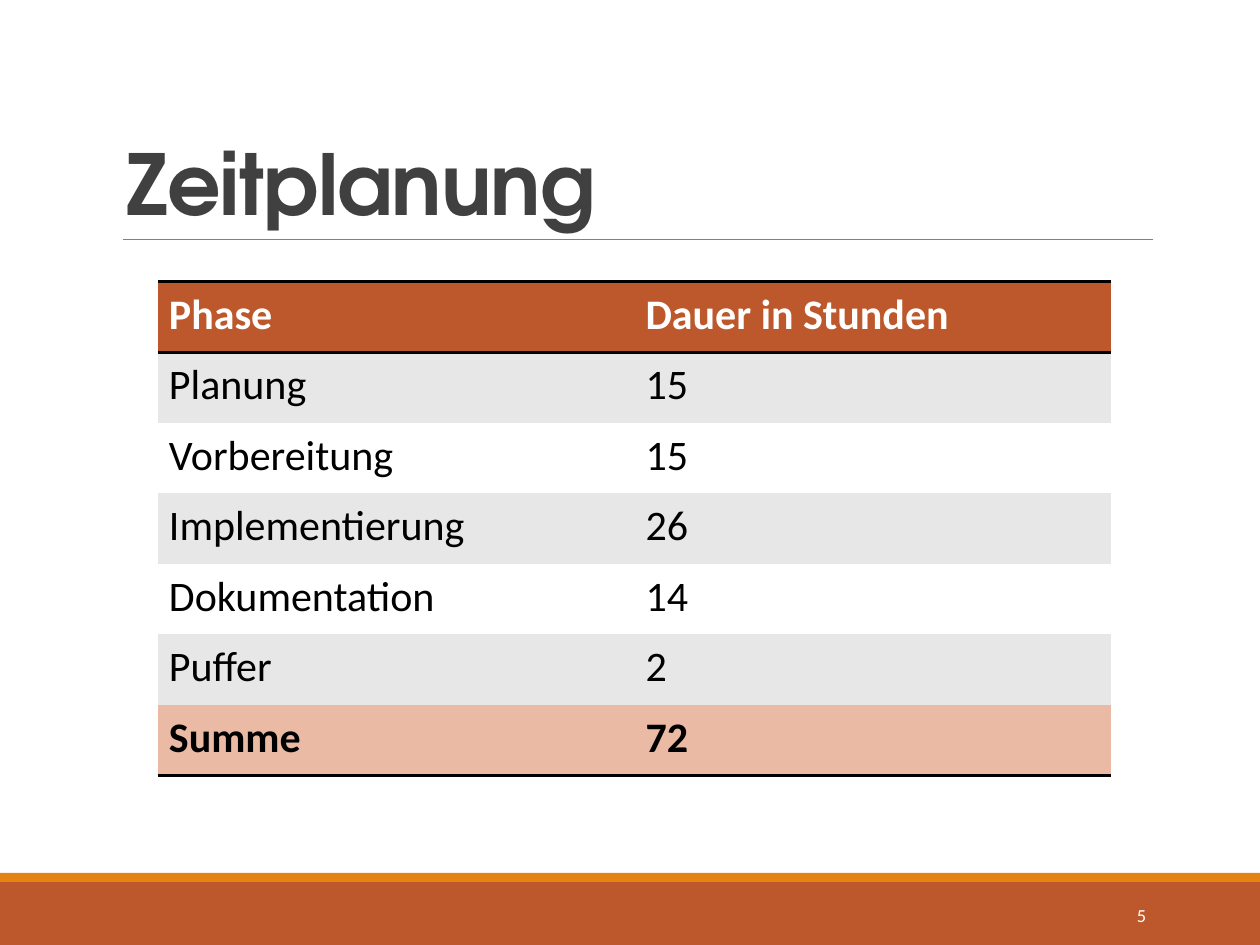
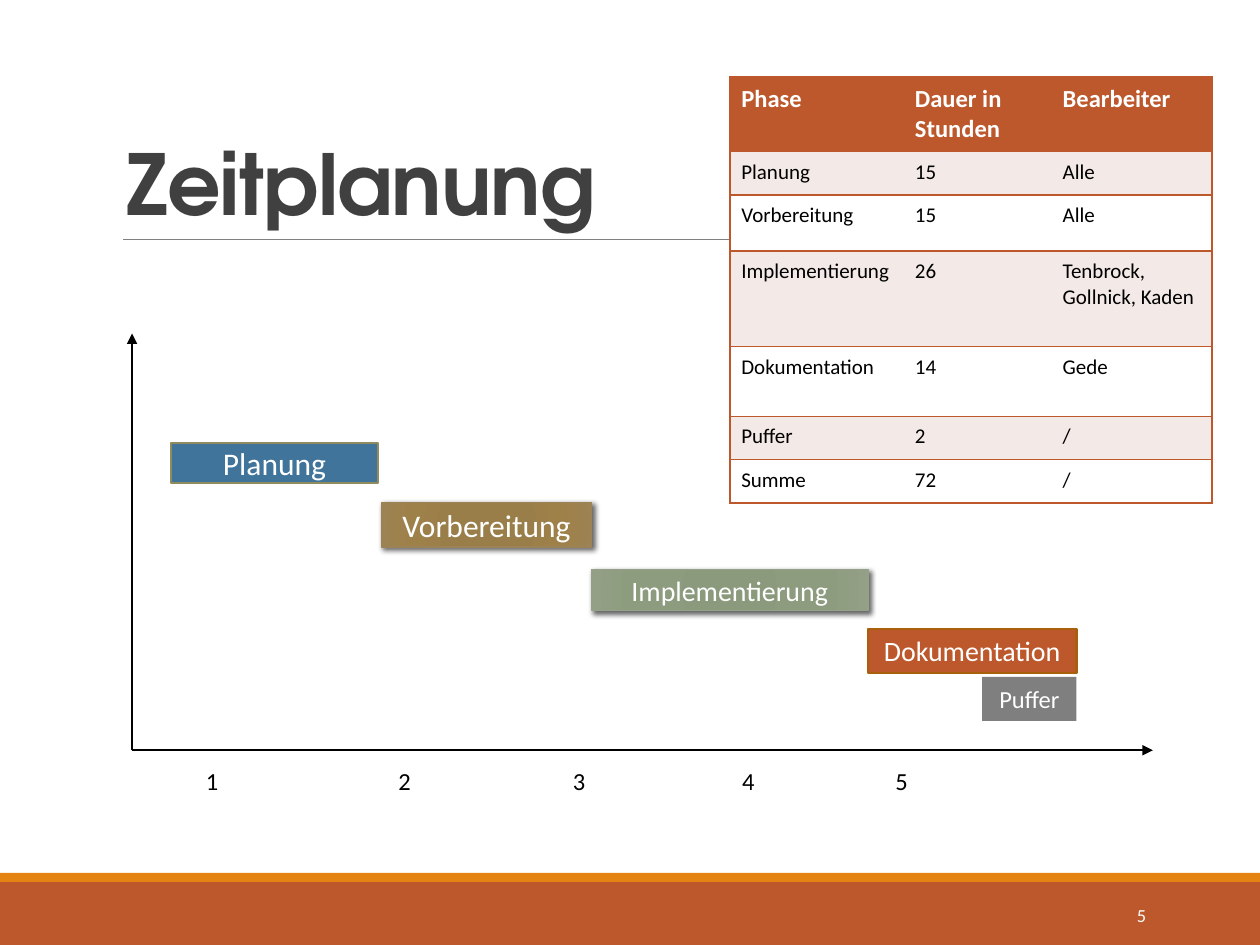
Before and after one commit to Dusty0071/OberstufenProjekt, a slide deck: slide 5 of Präsentation/FIA63-Gruppe#3-PRAES.pptx. Drawn at 1260x945 pixels with LibreOffice and Linux fonts; fonts in the diff are those of the drawing. Boxes give left, top, right and bottom in pixels: in the first picture for what was removed or moved away, otherwise in the second. Text is boxed around its words. In the diff, an @@ line names an element or a change of style, - is before the commit and + after.

```diff
--- a/Präsentation/FIA63-Gruppe#3-PRAES.pptx
+++ b/Präsentation/FIA63-Gruppe#3-PRAES.pptx
@@ table at <box>730,77,1212,503</box> @@
+column 3: Bearbeiter | Alle | Alle | Tenbrock, Gollnick, Kaden | Gede | / | /
@@ table: place and size @@
-table at <box>158,282,1110,776</box>
+table at <box>730,77,1212,503</box>
@@ arrow added from (132, 373) to (132, 334), #000000 1 pt @@
@@ line added from (132, 750) to (132, 373), #000000 1 pt @@
@@ rectangle added at <box>170,444,378,483</box>, fill #40749B, outline #908B5F 1.25 pt, 18 pt, text #FFFFFF @@
+Planung
@@ rectangle added at <box>382,503,592,547</box>, fill gradient #9A7D48 to #9A7E4A to #9E8049 to #9E8454, outline #9B8357 1 pt, 18 pt, text #FFFFFF @@
+Vorbereitung
@@ rectangle added at <box>592,570,868,611</box>, fill gradient #8A987B to #8B997D to #8D9C7E to #94A187, outline #94A088 1 pt, 16 pt, text #FFFFFF @@
+Implementierung
@@ rectangle added at <box>868,629,1077,673</box>, fill #BD582C, outline #A9610D 1.25 pt, 16 pt, text #FFFFFF @@
+Dokumentation
@@ rectangle added at <box>983,677,1077,721</box>, fill #000000 at 50% opacity, 14 pt, text #FFFFFF @@
+Puffer
@@ line added from (132, 750) to (1134, 750), #000000 1 pt @@
@@ text added at <box>206,774,218,790</box>, 14 pt, text #000000 @@
+1
@@ text added at <box>398,774,410,790</box>, 14 pt, text #000000 @@
+2
@@ text added at <box>573,774,585,790</box>, 14 pt, text #000000 @@
+3
@@ text added at <box>742,774,754,790</box>, 14 pt, text #000000 @@
+4
@@ text added at <box>895,774,907,790</box>, 14 pt, text #000000 @@
+5
@@ arrow added from (1134, 750) to (1153, 750), #000000 1 pt @@
```
Also in this commit, not shown: 7 other slides changed, 1 slide added, 3 slides removed.
